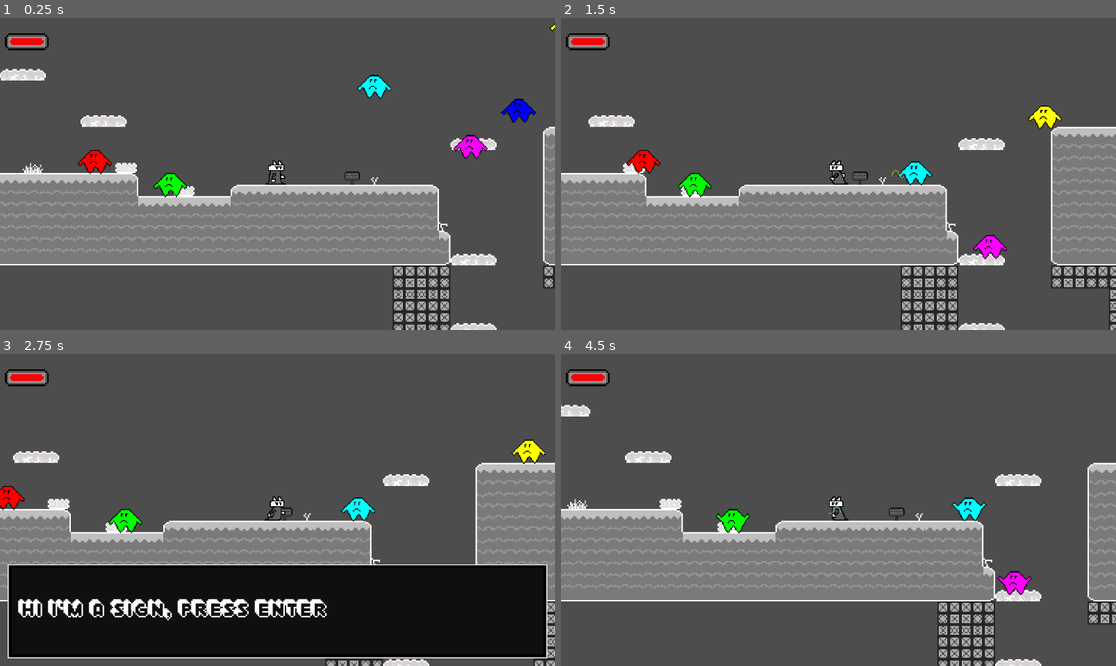
Above: before the commit, frames 1-4 (two rows, left to right).
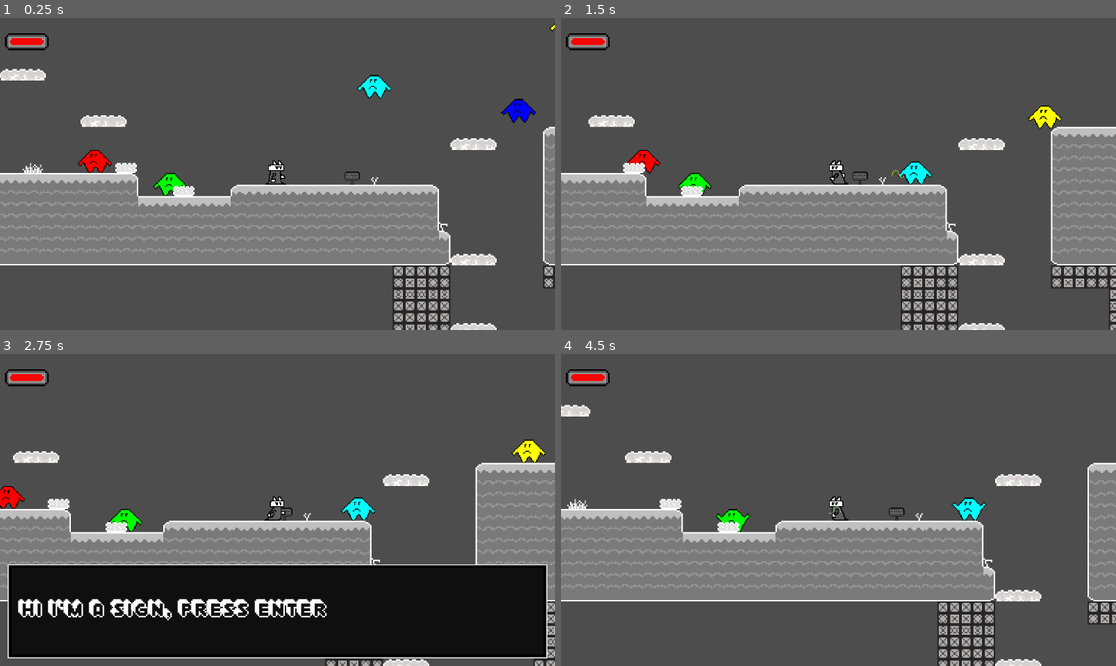
Above: after the commit, the same moments.

Repository: MidnightWolfe/Github-Game-Jam-2024
Game: Godot game, scene res://level_0.tscn
The game is run twice, just before and just after one commit, with the same random seed, the same clock (stepped at 60 frames per second) and the same inputs.
Inputs:
- Up to frame 1 (0.25 s): no input
- Up to frame 2 (1.5 s): tap Enter (enter) at 0.5, 1.25 s; hold D (right) 0.53-1.28 s; tap 1 (1) at 0.6 s; tap 2 (2) at 0.8, 1.35 s; hold A (left) from 1.28 s (still down)
- Up to frame 3 (2.75 s): tap 1 (1) at 1.55, 2.1 s; release A (left) at 2.03 s; hold D (right) from 2.03 s (still down); tap 2 (2) at 2.3 s
- Up to frame 4 (4.5 s): tap Enter (enter) at 2.75, 4.25 s; tap 2 (2) at 2.85, 3.8 s; tap 1 (1) at 3.05 s; release D (right) at 3.53 s; hold A (left) from 3.53 s (still down); tap 3 (3) at 3.6 s; tap Shift (dash) at 4.35 s

The runs differ from the first frame. In frame 1, 0.3% of the frame differs, in the area x 16-88%, y 37-58%; in frame 2, 0.4%, in the area x 11-81%, y 46-78%; in frame 3, less than 0.1%; in frame 4, 0.4%.

Commit message:
Added a few small changes to layering of z axis to sandwhich the game between the background and the foreground.

Diff:
--- a/gamejam/SecretMechanic.gd
+++ b/gamejam/SecretMechanic.gd
@@ -76,4 +76,4 @@
 	print("Erase triggered")
 	for tile in tilePosition:
 		tilemap.erase_cell(tile)
-		await get_tree().create_timer(0.005).timeout
+		await get_tree().create_timer(0.0005).timeout
--- a/gamejam/level_0.gd
+++ b/gamejam/level_0.gd
@@ -7,7 +7,7 @@
 	_add_enemy("Green", Vector2(-200,50))
 	_add_enemy("Blue", Vector2(500,-125))
 	_add_enemy("Cyan", Vector2(200,-175))
-	_add_enemy("Magenta", Vector2(400,-50))
+	_add_enemy("Magenta", Vector2(800,100))
 	_add_enemy("Yellow", Vector2(600,-300))
 
 func _add_enemy(type: String, pos: Vector2):
--- a/gamejam/level_0.tscn
+++ b/gamejam/level_0.tscn
@@ -1109,14 +1109,14 @@
 script = ExtResource("1_pr364")
 
 [node name="SecretsLayer" type="TileMapLayer" parent="."]
-z_index = -1
+z_index = -10
 scale = Vector2(3, 3)
 tile_map_data = PackedByteArray("AAACAOL/AAACAAIAAAADAOL/AAACAAIAAAAEAOH/AAADAAAAAAAEAOL/AAADAAMAAAABAOL/AAABAAIAAAD//+ …(2032 unchanged characters)…
 tile_set = SubResource("TileSet_hh5k6")
 
 [node name="TileMapLayer" type="TileMapLayer" parent="."]
 top_level = true
-z_index = -1
+z_index = 1
 scale = Vector2(3, 3)
 tile_map_data = PackedByteArray("AAD8/wIAAAAAAAAAAAD8/wMAAAABAAEAAAD8/wQAAAACAAEAAAD9/wIAAAACAAAAAAD9/wMAAAACAAEAAAD9/w …(20128 unchanged characters)…
 tile_set = SubResource("TileSet_60ab7")
--- a/gamejam/sign.gd
+++ b/gamejam/sign.gd
@@ -2,7 +2,7 @@
 
 const TEXTBOX = preload("res://textbox.tscn")
 var tbinstance
-var firstbug = true
+var firstbug = false #Set to false for a better feeling sign - Ryan
 @export var textbox_line_1: String = ""
 @export var textbox_line_2: String = ""
 @export var textbox_line_3: String = ""
